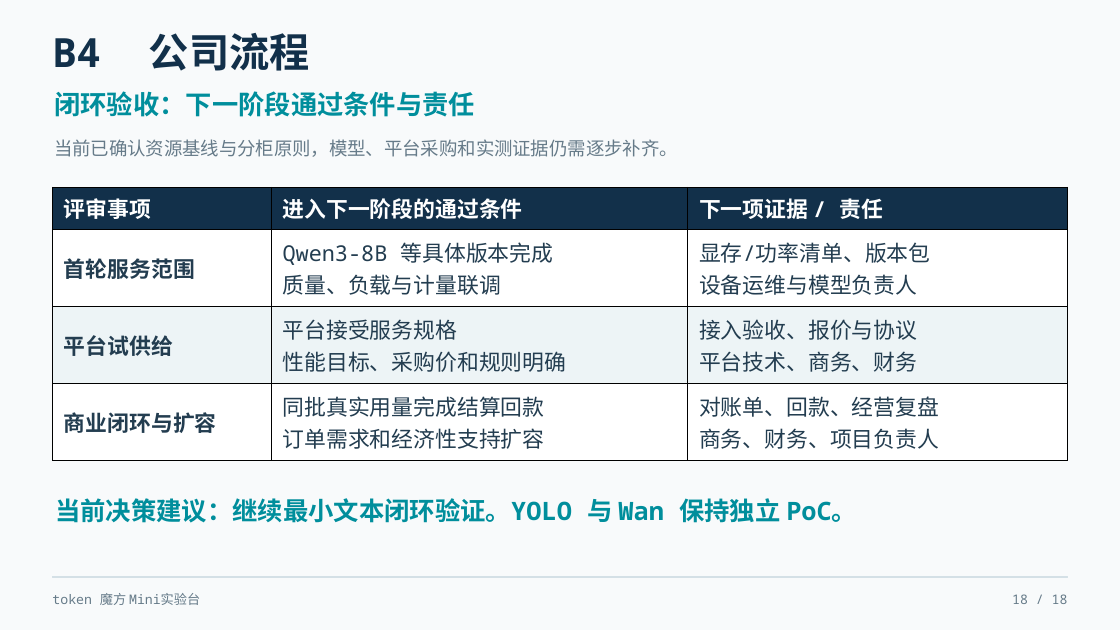
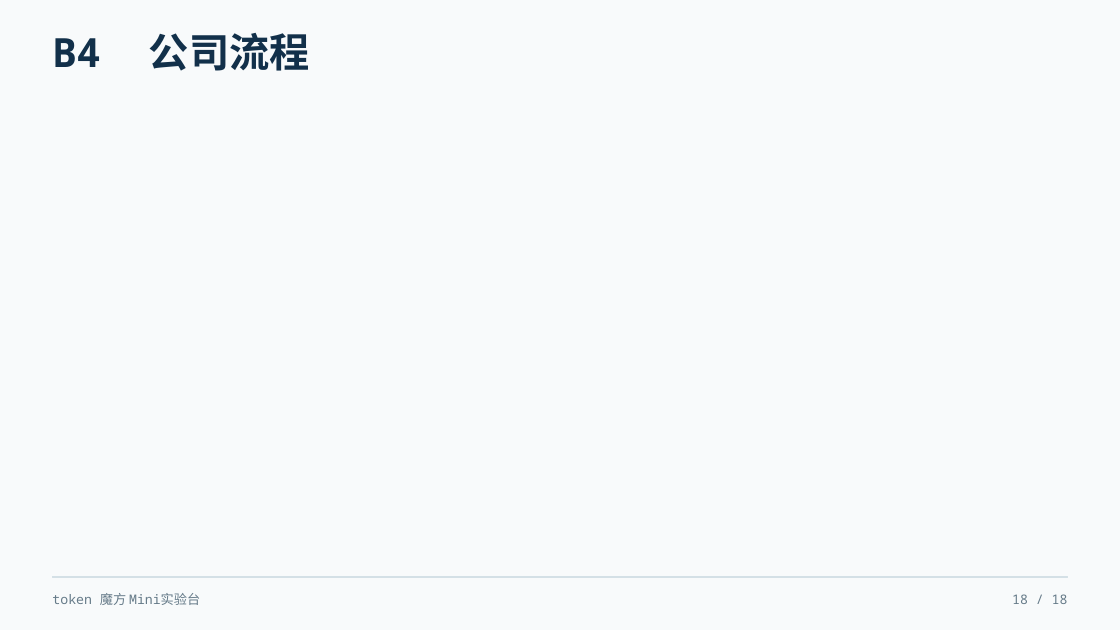
Before and after one commit to KurisuZhang/codex-catl, a slide deck: slide 18 of output/token_mini/Token魔方Mini实验台_完整合并版_修复版.pptx. Drawn at 1120x630 pixels with LibreOffice and Linux fonts; fonts in the diff are those of the drawing. Boxes give left, top, right and bottom in pixels: in the first picture for what was removed or moved away, otherwise in the second. Text is boxed around its words. In the diff, an @@ line names an element or a change of style, - is before the commit and + after.

```diff
--- a/output/token_mini/Token魔方Mini实验台_完整合并版_修复版.pptx
+++ b/output/token_mini/Token魔方Mini实验台_完整合并版_修复版.pptx
@@ text removed at [54,91,475,117] @@
-闭环验收：下一阶段通过条件与责任
@@ text removed at [54,139,678,157] @@
-当前已确认资源基线与分柜原则，模型、平台采购和实测证据仍需逐步补齐。
@@ table removed at [52,187,1067,460], 4 rows, 3 columns @@
-评审事项 | 进入下一阶段的通过条件 | 下一项证据 / 责任
-首轮服务范围 | Qwen3-8B 等具体版本完成 / 质量、负载与计量联调 | 显存/功率清单、版本包 / 设备运维与模型负责人
-平台试供给 | 平台接受服务规格 / 性能目标、采购价和规则明确 | 接入验收、报价与协议 / 平台技术、商务、财务
-商业闭环与扩容 | 同批真实用量完成结算回款 / 订单需求和经济性支持扩容 | 对账单、回款、经营复盘 / 商务、财务、项目负责人
@@ text removed at [55,498,857,523] @@
-当前决策建议：继续最小文本闭环验证。YOLO 与 Wan 保持独立 PoC。
```
Also in this commit, not shown: 12 other slides changed, 21 other files.
